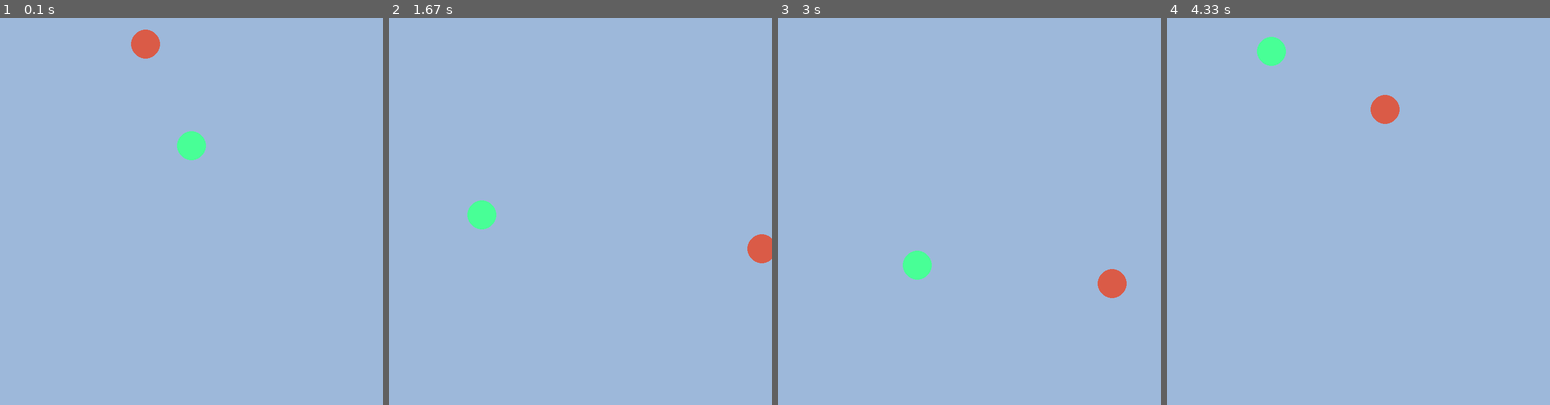
Above: before the commit, frames 1-4 (left to right).
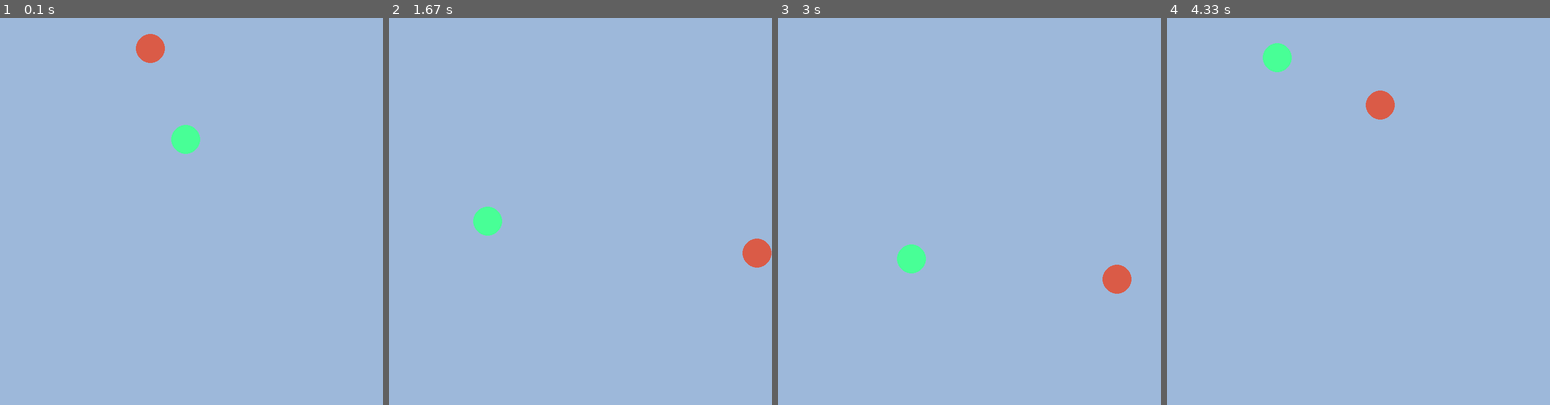
Above: after the commit, the same moments.

Repository: TERNION-1121/Collision-simulation-using-pygame
Game: pygame game, started from collision.py
The game is run twice, just before and just after one commit, with the same random seed, the same clock (stepped at 60 frames per second) and the same inputs.
Inputs:
- Up to frame 1 (0.1 s): no input
- Up to frame 2 (1.67 s): no input
- Up to frame 3 (3 s): no input
- Up to frame 4 (4.33 s): no input

The runs differ from the first frame. In frame 1, 0.6% of the frame differs, in the area x 34-54%, y 3-37%; in frame 2, 0.5%; in frame 3, 0.6%; in frame 4, 0.6%.

Commit message:
Update collision.py

Diff:
--- a/collision.py
+++ b/collision.py
@@ -34,7 +34,7 @@
 
     def drawCircle(self, win):
         pygame.draw.circle(win, self.color, (self.x, self.y), self.radius)
-        pygame.display.update()
+        # pygame.display.update()
 
     def moveCircle(self, win):
         self.x += self.xVel
@@ -53,10 +53,10 @@
         distance = round((length**2 + breadth**2)**0.5)
 
         if distance <= c1.radius + c2.radius:
-            c1.xVel = -c1.xVel
-            c1.yVel = -c1.yVel
-            c2.xVel = -c2.xVel
-            c2.yVel = -c2.yVel
+            c1.xVel = -c1.xVel  # You can use the equation of collision here
+            c1.yVel = -c1.yVel  # You can use the equation of collision here
+            c2.xVel = -c2.xVel  # You can use the equation of collision here
+            c2.yVel = -c2.yVel  # You can use the equation of collision here
 
             print(f"""Collision detected!""")
 
@@ -70,8 +70,9 @@
             pygame.quit()
             exit()
 
+    circle2.moveCircle(window)
+    circle1.moveCircle(window)
     circle1.drawCircle(window)
     circle2.drawCircle(window)
-    circle1.moveCircle(window)
-    circle2.moveCircle(window)
+    pygame.display.update() #update the screen after blitting all the sprites
     Circle.checkCollision(circle1, circle2, window)
